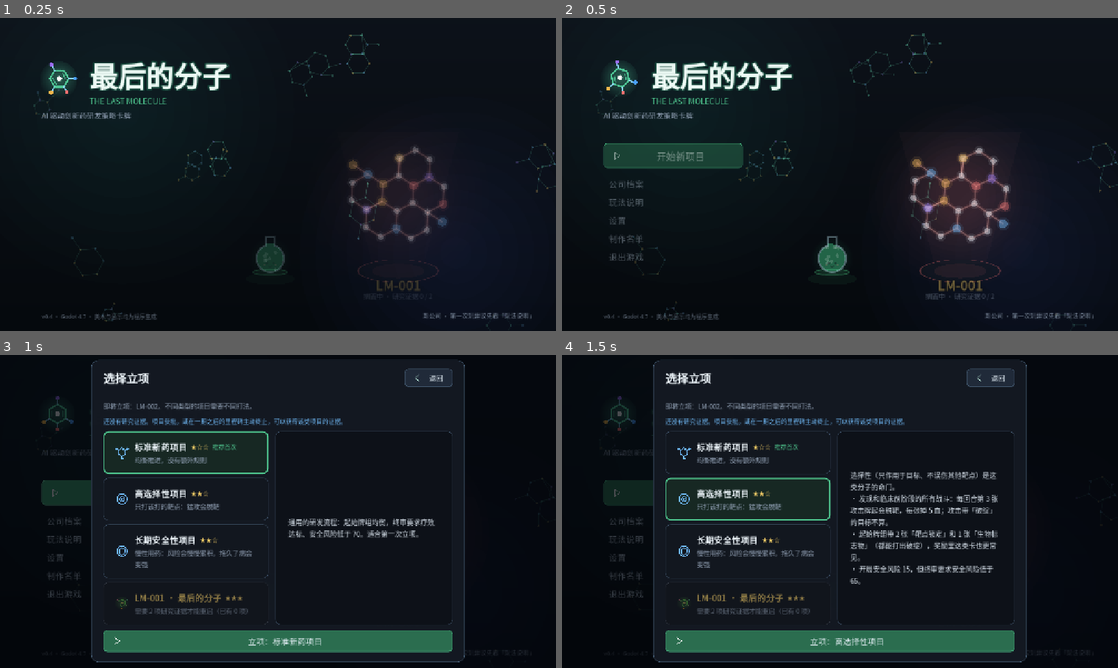
Above: before the commit, frames 1-4 (two rows, left to right).
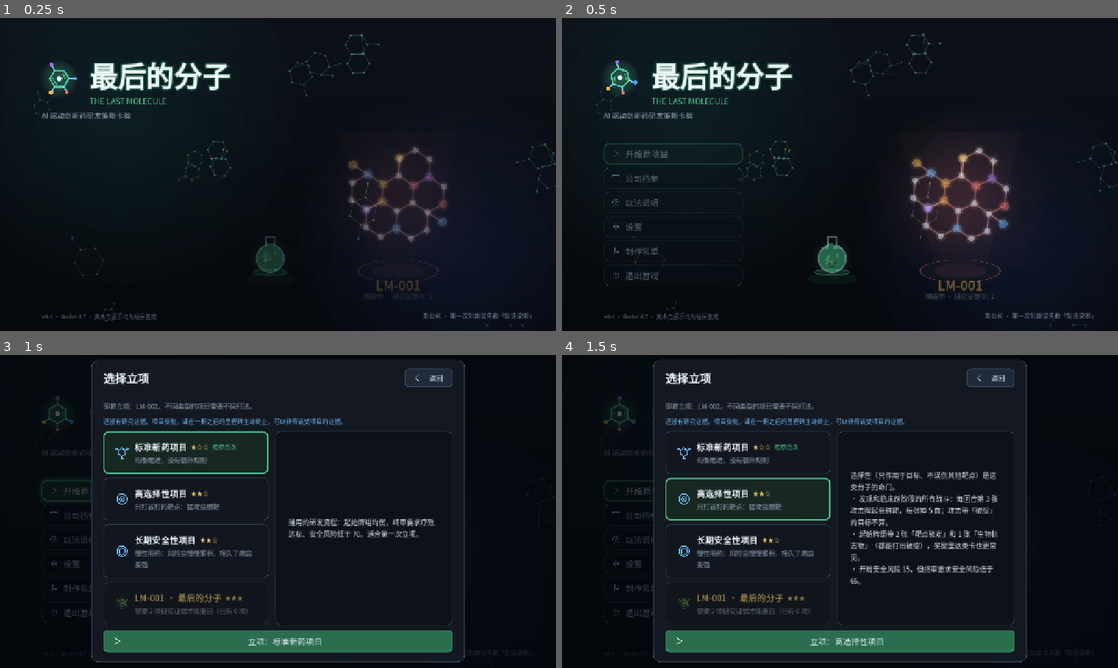
Above: after the commit, the same moments.

Repository: bug1024/LastMolecule
Game: Godot game, scene res://title.tscn
Two runs of this game, one before a commit and one after it. Both use one fixed random seed, a clock stepped at 60 frames per second and the inputs below.
Inputs:
- Up to frame 1 (0.25 s): no input
- Up to frame 2 (0.5 s): no input
- Up to frame 3 (1 s): click "开始新项目" at 0.5 s
- Up to frame 4 (1.5 s): click "开始新项目" at 1.25 s

Frame 1 is identical in both runs. In frame 2, 2.5% of the frame differs, in the area x 7-33%, y 40-86%; in frame 3, 1.0%; in frame 4, 0.9%.

Commit message:
Title menu: one consistent glass button style
- All menu items share the same translucent rounded button, icon and
  hover glow; the primary action is marked only by a green outline and
  tint with a subtle pulse

Co-Authored-By: Claude Opus 5.5 <noreply@anthropic.com>

Diff:
--- a/scripts/screens/title_screen.gd
+++ b/scripts/screens/title_screen.gd
@@ -1,5 +1,5 @@
 extends Control
-## 标题界面：右侧大半屏是 LM-001 主视觉（TitleHero），左侧标题 + 游戏式菜单（一个发光主按钮 + 无边框文字项），
+## 标题界面：右侧大半屏是 LM-001 主视觉（TitleHero），左侧标题 + 统一风格的半透明菜单按钮（主按钮绿色描边、轻微呼吸光），
 ## 公司概况缩成右下角一行。
 
 var _menu: VBoxContainer
@@ -66,28 +66,25 @@
 	left.add_child(gap)
 
 	_menu = VBoxContainer.new()
-	_menu.add_theme_constant_override("separation", 4)
+	_menu.add_theme_constant_override("separation", 8)
 	_menu.custom_minimum_size = Vector2(320, 0)
 	_menu.size_flags_horizontal = Control.SIZE_SHRINK_BEGIN
 	left.add_child(_menu)
 	var saved := RunSave.summary()
 	if not saved.is_empty():
-		_primary_button("title.continue", _on_continue)
+		_menu_button("title.continue", "ui_play", _on_continue, true)
 		var project := tr("project.title") % [String(saved.project_code), tr("project.type." + String(saved.project_type))]
 		var line := UIKit.label(tr("title.continue_line") % [project, tr("stage." + String(saved.stage)), int(saved.year), int(saved.funding)], UIKit.ACCENT, 14)
 		_menu.add_child(line)
-		_menu_item("title.start", _on_start)
+		_menu_button("title.start", "ui_plus", _on_start)
 	else:
-		_primary_button("title.start", _on_start)
-	var gap2 := Control.new()
-	gap2.custom_minimum_size = Vector2(0, 8)
-	_menu.add_child(gap2)
-	_menu_item("title.archive", func() -> void: _archive.open())
-	_menu_item("title.help", func() -> void: _help.open())
-	_menu_item("title.settings", func() -> void: _settings.open())
-	_menu_item("title.credits", func() -> void: _credits.open())
+		_menu_button("title.start", "ui_play", _on_start, true)
+	_menu_button("title.archive", "ui_archive", func() -> void: _archive.open())
+	_menu_button("title.help", "ui_help", func() -> void: _help.open())
+	_menu_button("title.settings", "type_process", func() -> void: _settings.open())
+	_menu_button("title.credits", "ui_music", func() -> void: _credits.open())
 	if OS.get_name() != "Web":
-		_menu_item("title.quit", func() -> void: get_tree().quit())
+		_menu_button("title.quit", "ui_power", func() -> void: get_tree().quit())
 
 	var version := UIKit.label(tr("title.version"), Color(UIKit.TEXT_DIM, 0.6), 13)
 	version.set_anchors_and_offsets_preset(Control.PRESET_BOTTOM_LEFT)
@@ -122,39 +119,53 @@
 	_intro()
 
 
-## 主按钮：大号发光胶囊
-func _primary_button(key: String, action: Callable) -> void:
-	var btn := UIKit.button(tr(key), "ui_play", "primary", Vector2(300, 58))
-	btn.add_theme_font_size_override("font_size", 22)
-	btn.pressed.connect(action)
-	_menu.add_child(btn)
-	_primary = btn
-
-
-## 次级菜单：无边框的文字项，悬停时变亮并在左侧出现箭头
-func _menu_item(key: String, action: Callable) -> void:
+## 菜单按钮：统一的半透明「玻璃」胶囊，同尺寸、同样的小图标与悬停光晕；
+## 主按钮（开始 / 继续）只用绿色描边和淡绿底区分，不再是一整块实心绿
+func _menu_button(key: String, icon_name: String, action: Callable, primary := false) -> void:
 	var btn := Button.new()
-	btn.text = "   " + tr(key)
+	btn.text = tr(key)
+	btn.icon = UIKit.icon(icon_name)
 	btn.alignment = HORIZONTAL_ALIGNMENT_LEFT
-	btn.flat = true
-	btn.custom_minimum_size = Vector2(300, 38)
-	btn.add_theme_font_size_override("font_size", 20)
-	btn.add_theme_color_override("font_color", Color(0.72, 0.78, 0.84))
-	btn.add_theme_color_override("font_hover_color", Color(1, 1, 1))
-	btn.add_theme_color_override("font_pressed_color", UIKit.ACCENT.lightened(0.3))
-	btn.add_theme_color_override("font_focus_color", Color(0.72, 0.78, 0.84))
-	var empty := StyleBoxEmpty.new()
-	for state_name in ["normal", "hover", "pressed", "focus"]:
-		btn.add_theme_stylebox_override(state_name, empty)
+	btn.add_theme_constant_override("icon_max_width", 20)
+	btn.add_theme_constant_override("h_separation", 12)
+	btn.custom_minimum_size = Vector2(300, 48)
+	btn.add_theme_font_size_override("font_size", 20 if primary else 19)
+	var accent: Color = UIKit.ACCENT if primary else Color(0.55, 0.78, 0.9)
+	var text_color := Color(0.92, 1.0, 0.95) if primary else Color(0.78, 0.84, 0.9)
+	for state_name in ["font_color", "font_focus_color"]:
+		btn.add_theme_color_override(state_name, text_color)
+	btn.add_theme_color_override("font_hover_color", Color.WHITE)
+	btn.add_theme_color_override("font_pressed_color", Color.WHITE)
+	btn.add_theme_color_override("icon_normal_color", accent.lightened(0.1))
+	btn.add_theme_color_override("icon_hover_color", Color.WHITE)
+	btn.add_theme_color_override("icon_focus_color", accent.lightened(0.1))
+	btn.add_theme_stylebox_override("normal", _menu_style(accent, primary, false))
+	btn.add_theme_stylebox_override("focus", _menu_style(accent, primary, false))
+	btn.add_theme_stylebox_override("hover", _menu_style(accent, primary, true))
+	btn.add_theme_stylebox_override("pressed", _menu_style(accent.darkened(0.2), primary, true))
 	btn.mouse_default_cursor_shape = Control.CURSOR_POINTING_HAND
-	btn.mouse_entered.connect(func() -> void:
-		btn.text = "▸  " + tr(key)
-		GameAudio.sfx("hover"))
-	btn.mouse_exited.connect(func() -> void: btn.text = "   " + tr(key))
+	btn.mouse_entered.connect(func() -> void: GameAudio.sfx("hover"))
 	btn.pressed.connect(func() -> void:
 		GameAudio.sfx("click")
 		action.call())
 	_menu.add_child(btn)
+	if primary:
+		_primary = btn
+
+
+func _menu_style(accent: Color, primary: bool, hover: bool) -> StyleBoxFlat:
+	var sb := StyleBoxFlat.new()
+	sb.bg_color = Color(accent, 0.2 if hover else (0.14 if primary else 0.0)).blend(Color(0.05, 0.08, 0.11, 0.6))
+	sb.border_color = Color(accent, 0.95 if hover else (0.75 if primary else 0.28))
+	sb.set_border_width_all(2 if hover or primary else 1)
+	sb.set_corner_radius_all(12)
+	sb.content_margin_left = 18
+	sb.content_margin_right = 18
+	sb.anti_aliasing = true
+	if hover:
+		sb.shadow_color = Color(accent, 0.3)
+		sb.shadow_size = 10
+	return sb
 
 
 func _fill_company() -> void:
@@ -181,10 +192,10 @@
 	tween.tween_property(_logo, "rotation", TAU / 6, 1.2).from(0.0).set_trans(Tween.TRANS_CUBIC).set_ease(Tween.EASE_OUT)
 
 
-## 主按钮呼吸光：提示「从这里开始」
+## 主按钮轻微呼吸光：提示「从这里开始」
 func _process(_delta: float) -> void:
 	if _primary and is_instance_valid(_primary):
-		_primary.modulate = Color(1, 1, 1).lerp(Color(1.12, 1.18, 1.12), 0.5 + 0.5 * sin(Time.get_ticks_msec() / 500.0))
+		_primary.modulate = Color(1, 1, 1).lerp(Color(1.06, 1.1, 1.06), 0.5 + 0.5 * sin(Time.get_ticks_msec() / 600.0))
 
 
 func _rebuild_after_locale() -> void:
--- a/tests/run_tests.gd
+++ b/tests/run_tests.gd
@@ -1057,7 +1057,7 @@
 	await process_frame
 	var labels: Array[String] = []
 	for b in title.find_children("*", "Button", true, false):
-		labels.append((b as Button).text.strip_edges())   # 次级菜单项前面留了箭头位置的空格
+		labels.append((b as Button).text.strip_edges())
 	_expect(labels.has(title.tr("title.start")) and labels.has(title.tr("title.settings")) and labels.has(title.tr("title.archive")),
 		"Title screen offers start, settings and archive")
 	title._settings.open()
